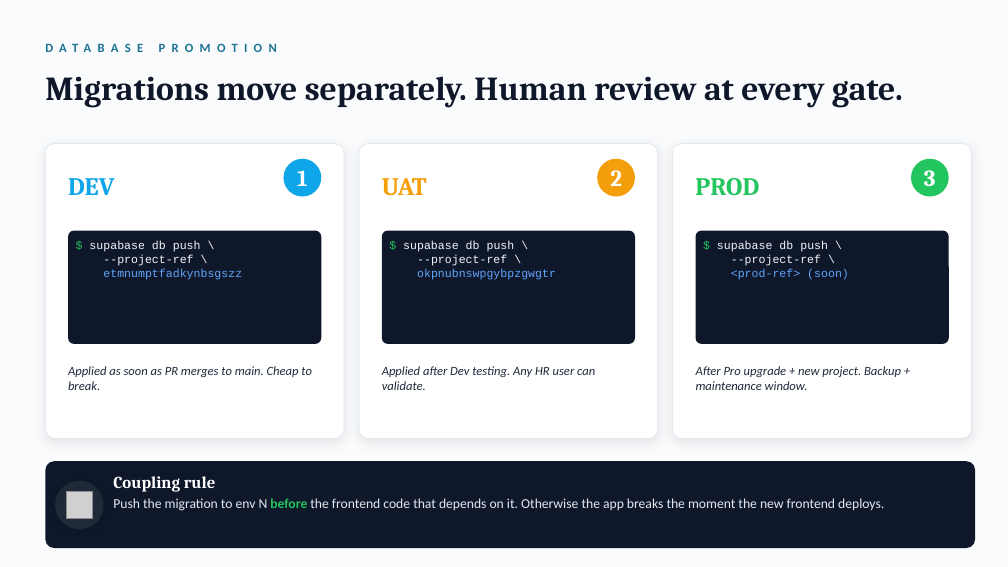
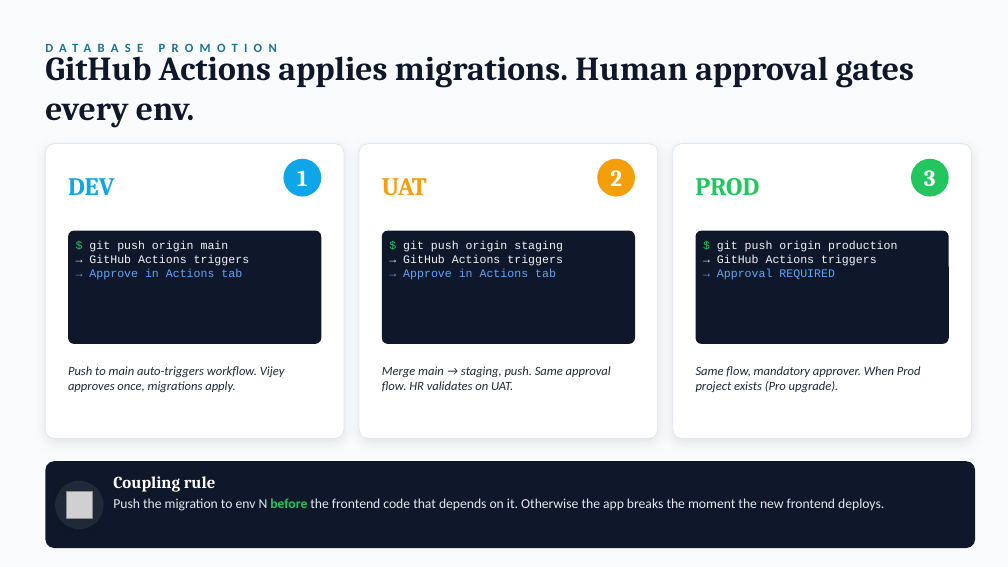
Before and after one commit to vananth89-wq/ET, a slide deck: slide 6 of docs/Prowess_Deployment_Strategy.pptx. Drawn at 1008x567 pixels with LibreOffice and Linux fonts; fonts in the diff are those of the drawing; grey boxes stand for pictures. Boxes give left, top, right and bottom in pixels: in the first picture for what was removed or moved away, otherwise in the second. Text is boxed around its words. In the diff, an @@ line names an element or a change of style, - is before the commit and + after.

Commit message:
docs: update PPT decks to reflect automated migration pipeline via GitHub Actions

```diff
--- a/docs/Prowess_Deployment_Strategy.pptx
+++ b/docs/Prowess_Deployment_Strategy.pptx
@@ text at bbox=[45, 49, 914, 128]: text changed @@
-Migrations move separately. Human review at every gate.
+GitHub Actions applies migrations. Human approval gates every env.
@@ text at bbox=[89, 241, 250, 280]: text changed @@
-$ supabase db push \
---project-ref \
-etmnumptfadkynbsgszz
+$ git push origin main
+→ GitHub Actions triggers
+→ Approve in Actions tab
@@ text at bbox=[403, 241, 563, 280]: text changed @@
-$ supabase db push \
---project-ref \
-okpnubnswpgybpzgwgtr
+$ git push origin staging
+→ GitHub Actions triggers
+→ Approve in Actions tab
@@ text at bbox=[717, 241, 897, 280]: text changed @@
-$ supabase db push \
---project-ref \
-<prod-ref> (soon)
+$ git push origin production
+→ GitHub Actions triggers
+→ Approval REQUIRED
@@ text at bbox=[68, 366, 285, 392]: text changed @@
-Applied as soon as PR merges to main. Cheap to break.
+Push to main auto-triggers workflow. Vijey approves once, migrations apply.
@@ text at bbox=[382, 366, 611, 392]: text changed @@
-Applied after Dev testing. Any HR user can validate.
+Merge main → staging, push. Same approval flow. HR validates on UAT.
@@ text at bbox=[696, 366, 921, 392]: text changed @@
-After Pro upgrade + new project. Backup + maintenance window.
+Same flow, mandatory approver. When Prod project exists (Pro upgrade).
```
Also in this commit, not shown: 2 other slides changed, 1 other file.
